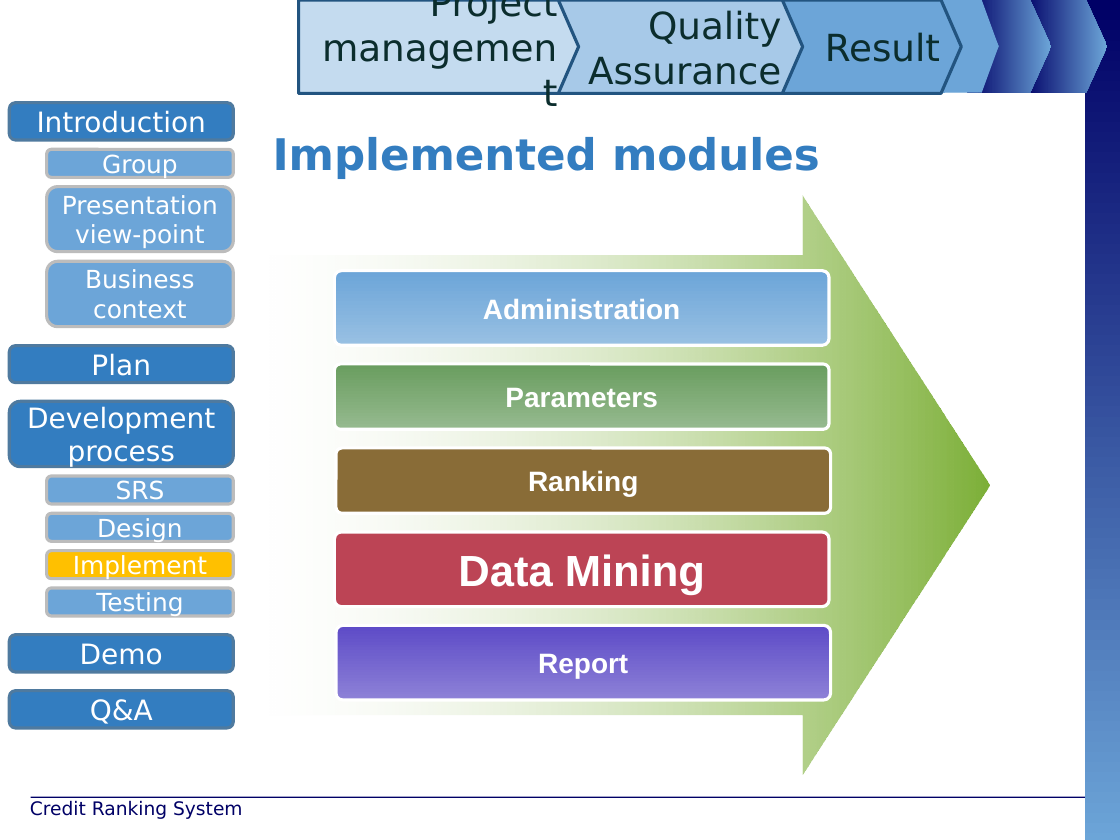
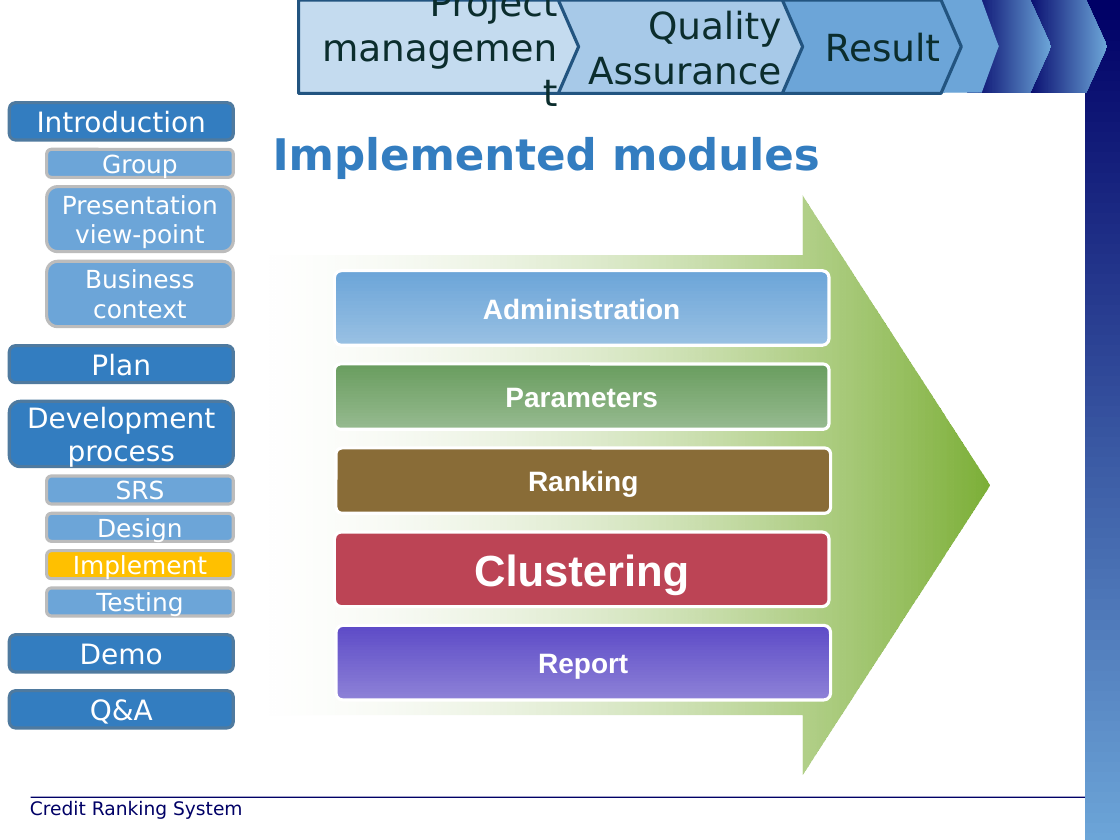
Before and after one commit to maily89/fbdm, a slide deck: slide 35 of Deliverables/FBD - slide.pptx (slide 36 before the commit). Drawn at 1120x840 pixels with LibreOffice and Linux fonts; fonts in the diff are those of the drawing; background and template pictures are left out. Boxes give left, top, right and bottom in pixels: in the first picture for what was removed or moved away, otherwise in the second. Text is boxed around its words. In the diff, an @@ line names an element or a change of style, - is before the commit and + after.

```diff
--- a/Deliverables/FBD - slide.pptx
+++ b/Deliverables/FBD - slide.pptx
@@ text in rounded rectangle at (474,554,689,595): text changed @@
-Data Mining
+Clustering
```
Also in this commit, not shown: 10 other slides changed, 1 slide removed.
